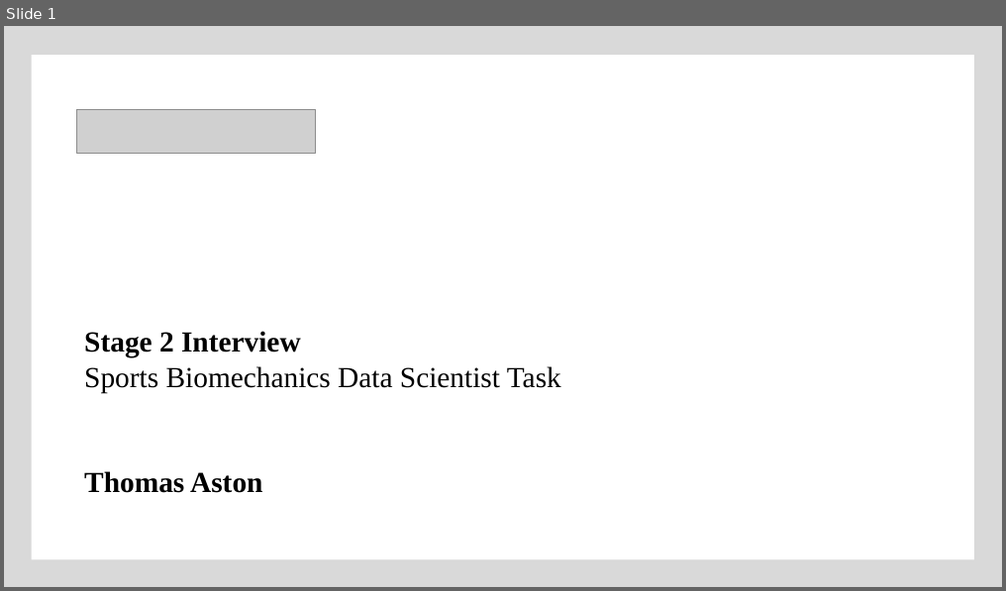
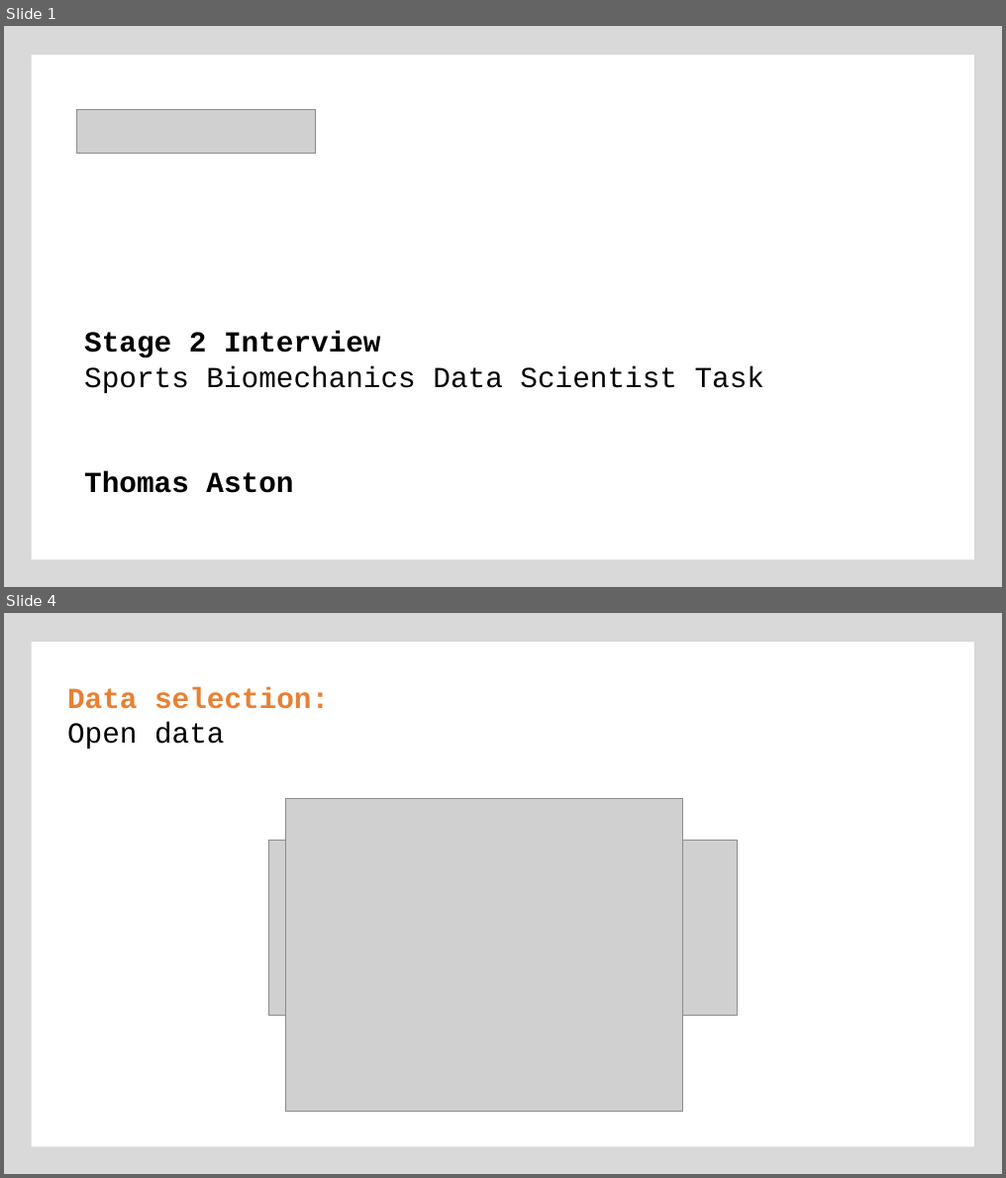
Before and after one commit to ThomasAston/movetru, a slide deck: presentation/slides.pptx. Shown one above the other, each under a label of ours: slide 1 before the commit, slides 1 and 4 after it; the slides between them are not shown. The pictures are 1006x591 and 1006x1178 pixels, drawn with LibreOffice and Linux fonts; fonts in the diff are those of the drawing; grey boxes stand for pictures. Boxes give left, top, right and bottom in pixels: in the first picture for what was removed or moved away, otherwise in the second. Text is boxed around its words. In the diff, an @@ line names an element or a change of style, - is before the commit and + after.

```diff
--- a/presentation/slides.pptx
+++ b/presentation/slides.pptx
@@ slide 4 added at box(4, 613, 1002, 1174), background #D9D9D9; not listed: 1 template element that a slide beside it also shows @@
@@ text added at box(67, 687, 329, 749), 28 pt, text #E88034, bold @@
+Data selection:
+Open data
@@ picture added at box(285, 799, 682, 1112) @@
@@ picture added at box(269, 840, 737, 1016) @@
@@ slide 1 changed as well @@
@@ text "Stage 2 Interview" at box(84, 331, 764, 493): font Times New Roman to Courier New @@
```
Also in this commit, not shown: 7 other slides added, 4 slides removed.
